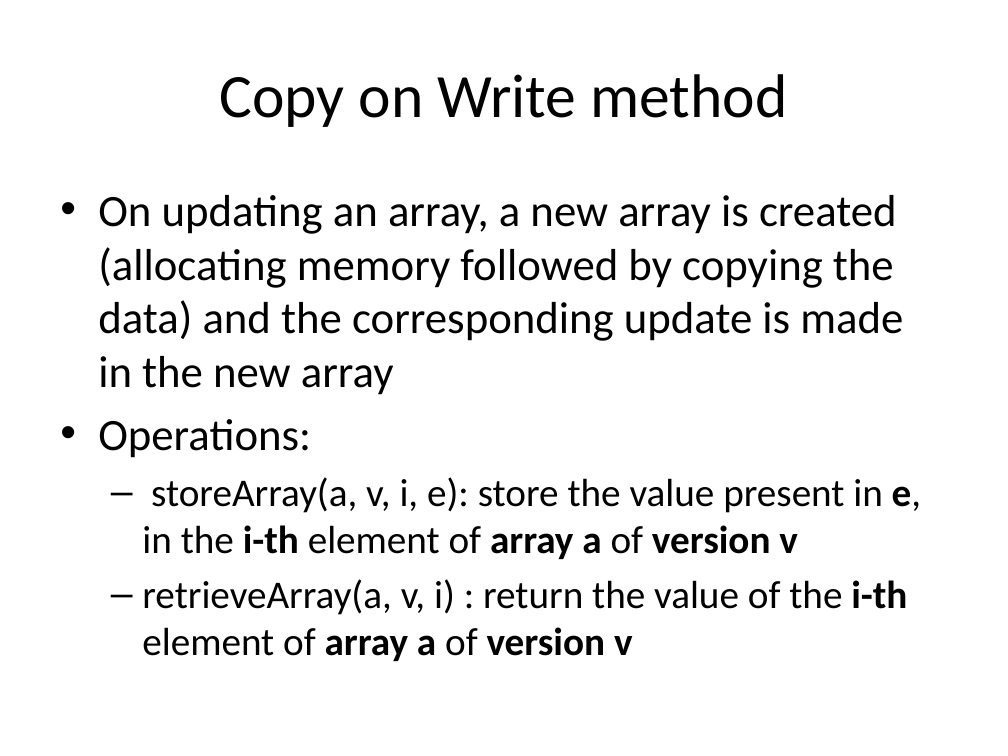
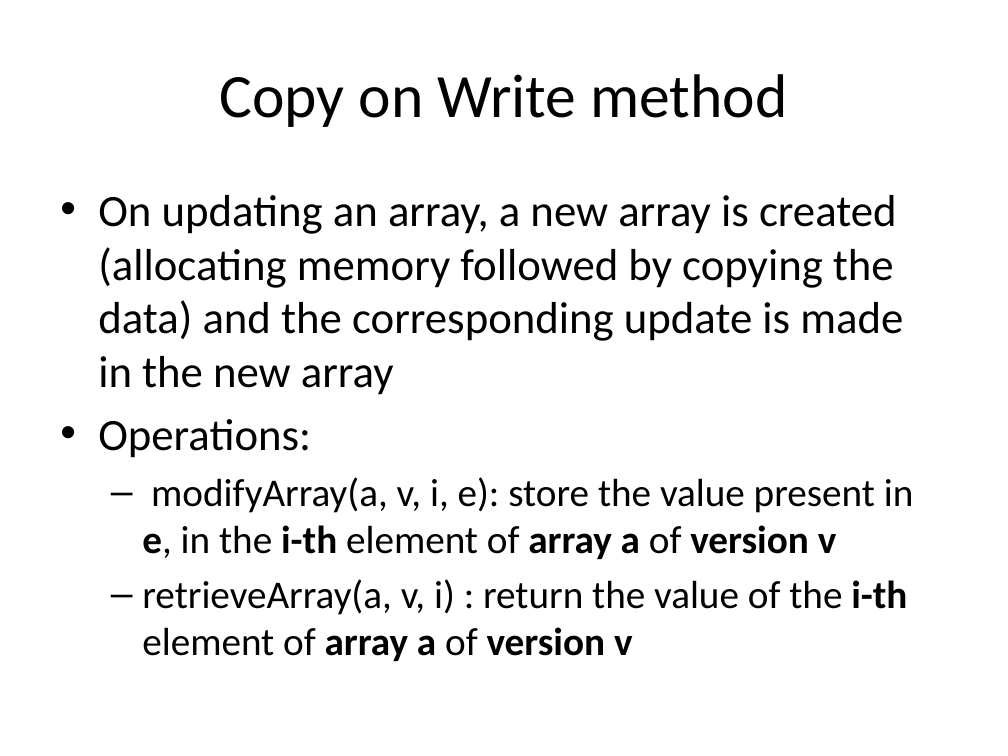
Before and after one commit to SirArthur7/PersistantDataStructure, a slide deck: slide 6 of Kanko/Persistent Array.pptx. Drawn at 1008x756 pixels with LibreOffice and Linux fonts; fonts in the diff are those of the drawing. Boxes give left, top, right and bottom in pixels: in the first picture for what was removed or moved away, otherwise in the second. Text is boxed around its words. In the diff, an @@ line names an element or a change of style, - is before the commit and + after.

```diff
--- a/Kanko/Persistent Array.pptx
+++ b/Kanko/Persistent Array.pptx
@@ text at bbox=[142, 477, 914, 559]: text changed @@
-  – storeArray(a, v, i, e): store the value present in e, in the i-th element of array a of version v
+  – modifyArray(a, v, i, e): store the value present in e, in the i-th element of array a of version v
```
Also in this commit, not shown: 11 other slides changed, 12 slides added, 2 slides removed, 16 other files.
